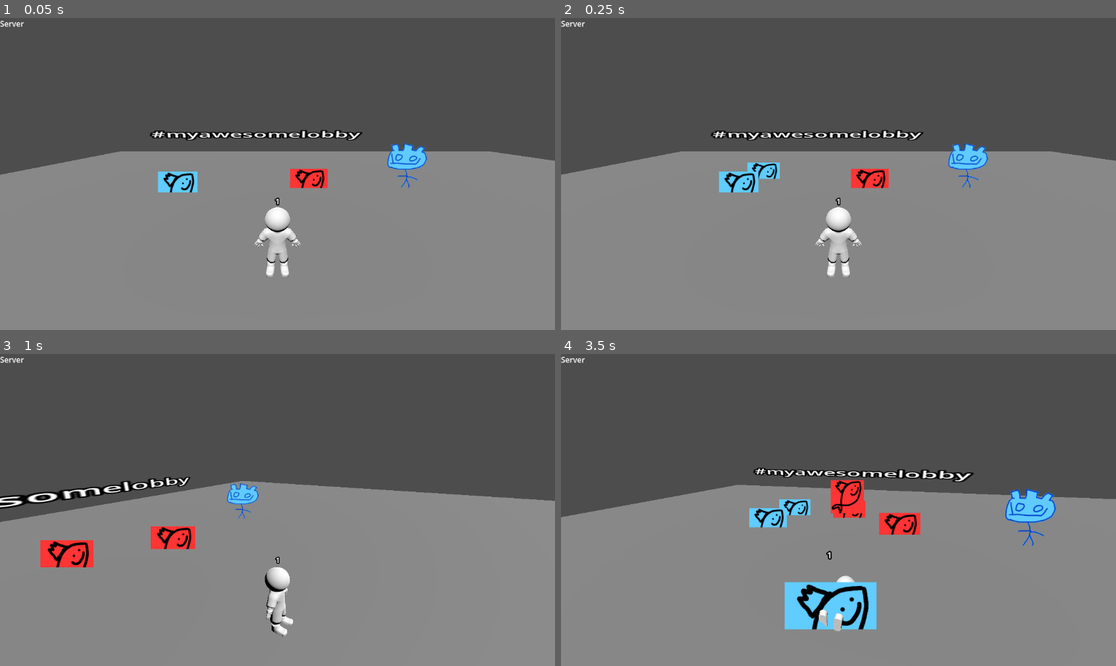
Above: before the commit, frames 1-4 (two rows, left to right).
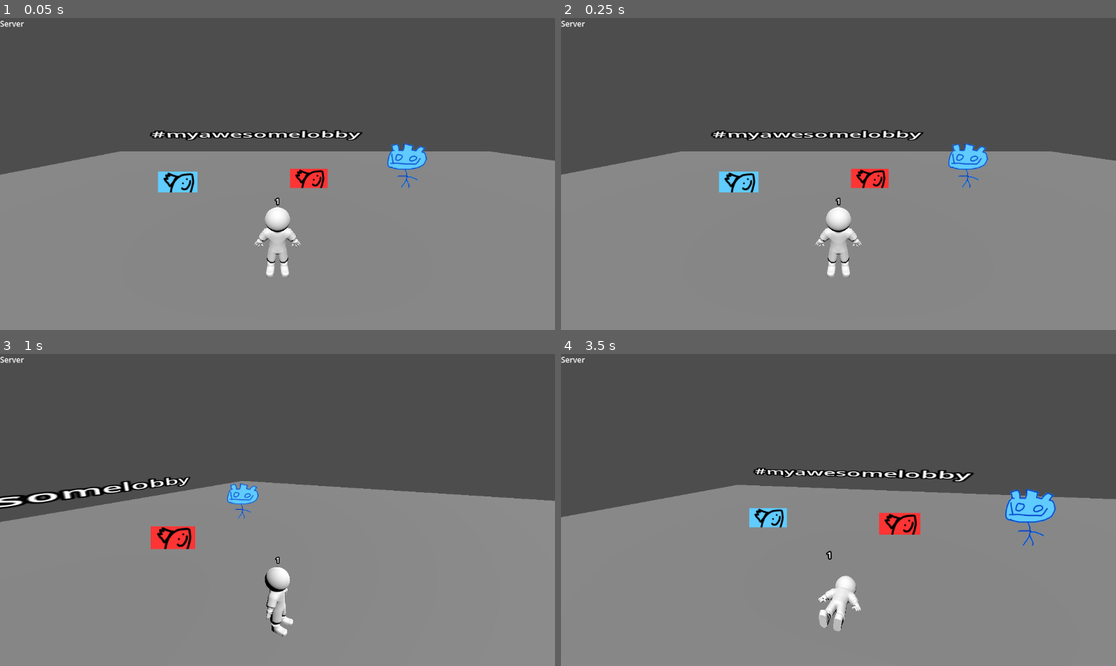
Above: after the commit, the same moments.

Repository: gmuGADIG/King-Fisher
Game: Godot game, scene res://world/lobby/lobby.tscn
Two runs of this game, one before a commit and one after it. Both use one fixed random seed, a clock stepped at 60 frames per second and the inputs below. This scene is started directly instead of the project's main scene.
Inputs (mouse positions are in pixels of both pictures, inside the frame that each line leads up to):
- Up to frame 1 (0.05 s): no input
- Up to frame 2 (0.25 s): no input
- Up to frame 3 (1 s): tap Enter (test1) at 0.5 s; move the mouse to (305, 510) at 0.52 s; hold W (move_up) from 0.53 s (still down); click (305, 510) at 0.6 s; tap Space (jump) at 0.77 s
- Up to frame 4 (3.5 s): keep holding W (move_up); move the mouse to (810, 510) at 1.27 s; tap \ (print_players) at 1.35 s; tap Space (jump) at 1.52, 3.02 s; move the mouse to (849, 503) at 2.02 s; hold Tab (scoreboard) 2.03-2.78 s; move the mouse to (832, 516) at 2.77 s; tap Enter (test1) at 2.85 s; click (832, 516) at 2.92 s

Frame 1 is identical in both runs. In frame 2, 0.3% of the frame differs, in the area x 33-40%, y 46-52%; in frame 3, 0.8%; in frame 4, 3.4%, in the area x 39-57%, y 40-89%.

Commit message:
item spawning!

Diff:
--- a/items/item_base.gd
+++ b/items/item_base.gd
@@ -9,6 +9,10 @@
 
 var is_held: bool = false
 
+# Tells the item spawner that it isn't lying around anymore.
+# The item spawner only lets there be a certain max # of items around, so it needs to know when a slot opens
+signal item_got_picked_up
+
 func _ready() -> void:
 	self.body_entered.connect(_on_body_entered)
 
@@ -16,6 +20,7 @@
 	# Items don't care about collisions if they're from non-players or if the item is already held.
 	if is_held || !body.is_in_group("Player"): return
 	if body.has_method("pick_up_item"):
+		item_got_picked_up.emit()
 		# We call deferred because this is physics and getting picked up involves reparenting.
 		# No fucking with the scene tree before physics is done happening!
 		body.pick_up_item.call_deferred(self)
--- a/items/item_base.tscn
+++ b/items/item_base.tscn
@@ -7,6 +7,7 @@
 radius = 1.6796818
 
 [node name="Item" type="Area3D" unique_id=1566519324]
+collision_layer = 4
 collision_mask = 3
 script = ExtResource("1_5ufc5")
 
--- a/items/item_helmet/item_helmet.tscn
+++ b/items/item_helmet/item_helmet.tscn
@@ -7,6 +7,7 @@
 radius = 1.6796818
 
 [node name="Item" type="Area3D" unique_id=621433209]
+collision_layer = 4
 script = ExtResource("1_qcj4k")
 metadata/_custom_type_script = "uid://b53s0xyvnpnrm"
 
--- a/systems/item_spawner.gd
+++ b/systems/item_spawner.gd
@@ -4,19 +4,28 @@
 ## It takes a random X/Z offset within a given range. Then it raycasts down to check for land.
 ## If the raycast hits land, it spawns an item there. If it doesn't, it re-rolls and tries again.
 
+@export var disable_spawning: bool = false
+
 @export var items: Array[PackedScene]
-@export var spawnRate: float = 0.2
-@export var spawnTimer: Timer
+@export var spawn_rate: float = 4.0
+@export var spawn_timer: Timer
+
+@export var max_items: int = 12
+var spawned_items: int = 0
+
 func _ready() -> void:
+	if disable_spawning: queue_free()
+
+
 	# Make sure designers aren't scaling the object instead of changing the actual shape
 	assert(scale==Vector3.ONE, "Please set the scale of the Item Spawner to 1,1,1!")
 
 	if multiplayer.is_server():
 		# Update spawn timer to item spawn rate set in inspector.
-		spawnTimer.wait_time = spawnRate
+		spawn_timer.wait_time = spawn_rate
 	else:
 		# Delete the spawn timer since the host is the only one who needs to count down.
-		spawnTimer.queue_free()
+		spawn_timer.queue_free()
 
 	# Destroy the label that shows the item spawner in the editor
 	for child in get_children():
@@ -45,25 +54,35 @@
 		query.collide_with_areas = true
 		var result = space_state.intersect_ray(query)
 
-		# Check if you hit anything. Because the query is masked to only look at layer 1, "World".
-		var resultCollider: Node3D = result["collider"]
-		print(resultCollider.collision_layer)
-		if result:
-			print("Hit at point: ", result.position)
+		# Check if you hit any ground on layer 1.
+
+		if result && result.collider.collision_layer==1:
+			#print(result.collider.collision_layer==1)
+			#print("Hit at point: ", result.position)
+
 			# If so, spawn random fish
 			if items.size()!=0:
 				var itemIndex = rng.randi_range(0, items.size()-1)
 				spawnItem.rpc(itemIndex, result.position)
 				locationFound=true
+				# Increments to make sure no more than max_items lie around at once.
+				spawned_items+=1
 
 # RPC is set to authority since the host can be the one to handle this stuff.
 @rpc("authority", "call_local")
 func spawnItem(itemIndex: int, spawnPosition: Vector3) -> void:
-	var newItem = items[itemIndex].instantiate()
+	var newItem: Item = items[itemIndex].instantiate()
 	newItem.position = spawnPosition
 	add_sibling(newItem)
+	newItem.item_got_picked_up.connect(_on_item_got_picked_up)
 
 
 func _on_spawn_timer_timeout():
+	# The timer loops. Every time it ends, check if there's a slot open and roll for another location.
+	if multiplayer.is_server() && spawned_items<max_items:
+		getItemSpawnLocation()
+
+func _on_item_got_picked_up():
+	# Only the server keeps track of held items.
 	if multiplayer.is_server():
-		getItemSpawnLocation()
+		spawned_items -= 1
--- a/systems/item_spawner.tscn
+++ b/systems/item_spawner.tscn
@@ -5,14 +5,14 @@
 [ext_resource type="PackedScene" uid="uid://ck8obcgulgo8p" path="res://items/item_test_2.tscn" id="3_h2xnj"]
 
 [sub_resource type="BoxShape3D" id="BoxShape3D_4r7rn"]
-size = Vector3(25.931152, 0.001, 19.972504)
+size = Vector3(22.279373, 0.001, 20.828817)
 
-[node name="ItemSpawner" type="CollisionShape3D" unique_id=1588789630 node_paths=PackedStringArray("spawnTimer")]
+[node name="ItemSpawner" type="CollisionShape3D" unique_id=1588789630 node_paths=PackedStringArray("spawn_timer")]
 shape = SubResource("BoxShape3D_4r7rn")
 script = ExtResource("1_ptd0p")
 items = Array[PackedScene]([ExtResource("2_lcldm"), ExtResource("3_h2xnj")])
-spawnRate = 0.8
-spawnTimer = NodePath("SpawnTimer")
+spawn_rate = 0.8
+spawn_timer = NodePath("SpawnTimer")
 
 [node name="Label" type="Label3D" parent="." unique_id=318015826]
 transform = Transform3D(23.259226, 17.372992, 3.0908645e-08, 0, -1.0739504e-06, 1.0000007, 23.259226, -17.372992, -3.0908637e-08, 0, 0, 0)
--- a/world/heightmap_test/heightmap_test.tscn
+++ b/world/heightmap_test/heightmap_test.tscn
@@ -205,7 +205,7 @@
 transform = Transform3D(4.990994, 0, -1.2166736, 0, 5.1371503, 0, 1.2166736, 0, 4.990994, -6.7974133, 8.388029, 10.1483135)
 
 [node name="ItemSpawner" parent="." index="13" unique_id=1588789630]
-transform = Transform3D(1, 0, 0, 0, 1, 0, 0, 0, 1, -2.9655762, 100, 7.2479095)
+transform = Transform3D(1, 0, 0, 0, 1, 0, 0, 0, 1, -6.4393387, 100, 8.533325)
 
 [editable path="KF_smooth_small-mushroom1"]
 [editable path="KF_tall_mushroom1"]
--- a/world/lobby/lobby.tscn
+++ b/world/lobby/lobby.tscn
@@ -9,20 +9,26 @@
 [sub_resource type="PlaneMesh" id="PlaneMesh_7tkdc"]
 
 [sub_resource type="BoxShape3D" id="BoxShape3D_c06ik"]
-size = Vector3(43.546143, 0.17199707, 42.95099)
+size = Vector3(61.3161, 0.17199707, 50.24202)
 
 [node name="Lobby" unique_id=1751753838 instance=ExtResource("1_cv4rh")]
 
 [node name="ItemTest1" parent="." index="3" unique_id=1566519324 instance=ExtResource("2_7tkdc")]
 transform = Transform3D(1, 0, 0, 0, 1, 0, 0, 0, 1, -4.694867, 0, -5.357811)
+collision_layer = 1
 collision_mask = 1
 
 [node name="Item" parent="." index="4" unique_id=1674373162 instance=ExtResource("3_c06ik")]
 transform = Transform3D(1, 0, 0, 0, 1, 0, 0, 0, 1, 3.9393296, 0, -6.180363)
+collision_layer = 1
 collision_mask = 1
 
+[node name="ItemSpawner" parent="." index="5" unique_id=1588789630]
+transform = Transform3D(1, 0, 0, 0, 1, 0, 0, 0, 1, 4.467327, 100, 0)
+disable_spawning = true
+spawn_rate = 1.0
+
 [node name="RigidBody3D" type="RigidBody3D" parent="." index="6" unique_id=1793351237]
-collision_layer = 3
 collision_mask = 3
 freeze = true
 
@@ -32,7 +38,7 @@
 mesh = SubResource("PlaneMesh_7tkdc")
 
 [node name="CollisionShape3D" type="CollisionShape3D" parent="RigidBody3D" index="1" unique_id=1749416138]
-transform = Transform3D(1, 0, 0, 0, 1, 0, 0, 0, 1, 8.194458, -0.093811035, 0.48214722)
+transform = Transform3D(1, 0, 0, 0, 1, 0, 0, 0, 1, 5.610321, -0.093811035, -0.15758514)
 shape = SubResource("BoxShape3D_c06ik")
 
 [node name="Label3D" type="Label3D" parent="." index="7" unique_id=1976693241]
